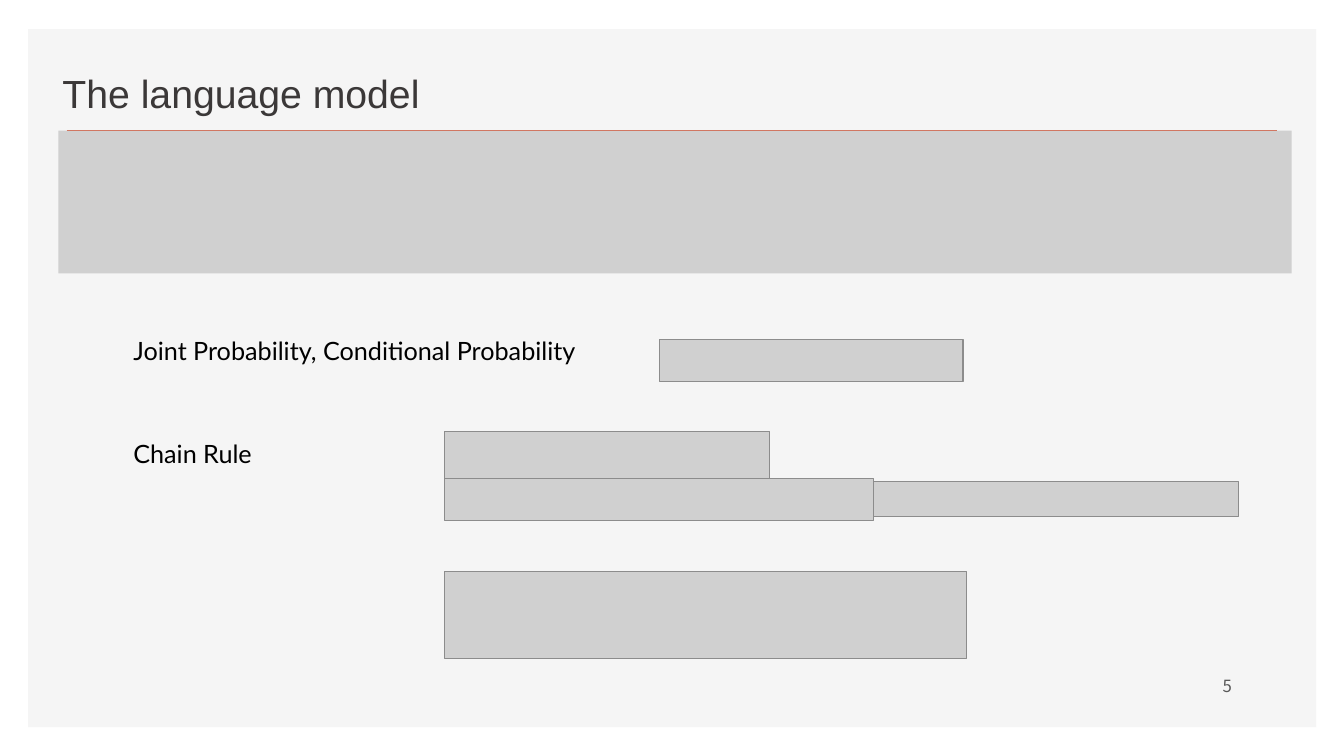
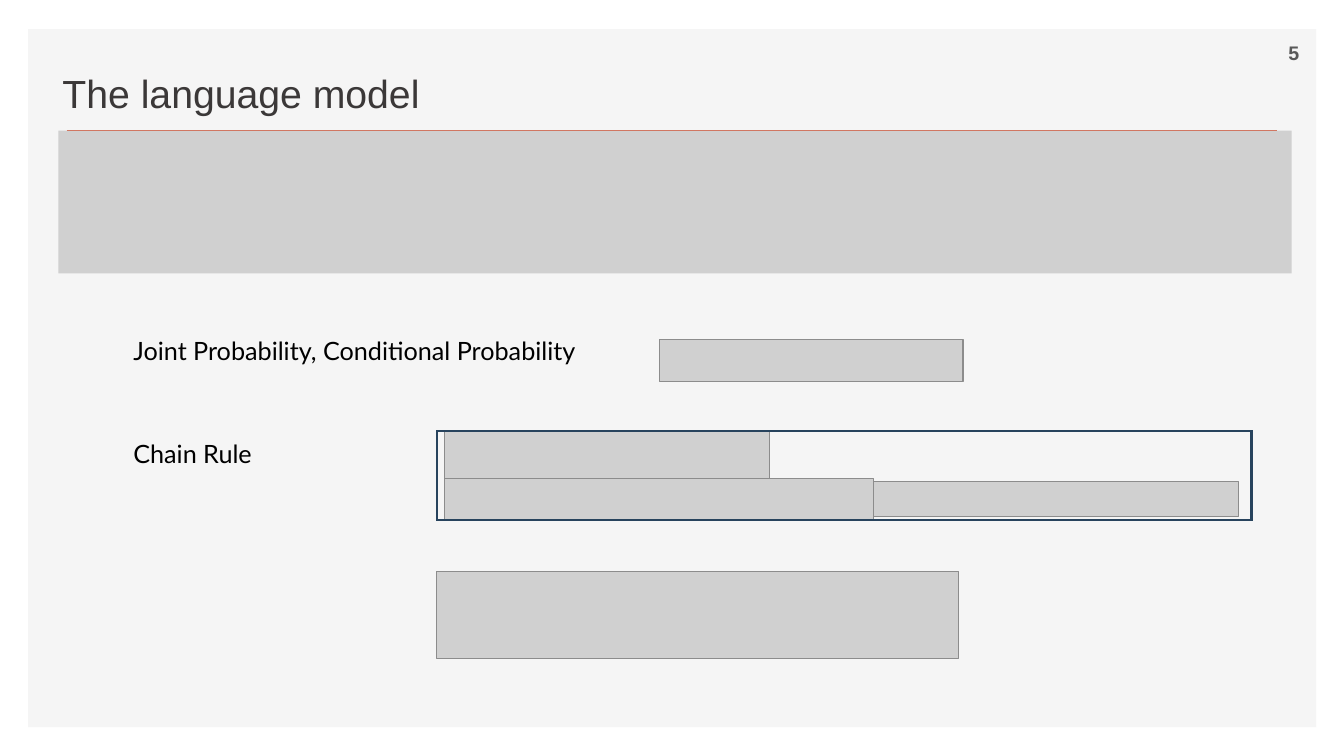
Before and after one commit to ancestor9/2026_Fall_Deep-Learning-with-Python, a slide deck: slide 5 of Chapter 15 Language models and the Transformer.pptx. Drawn at 1344x756 pixels with LibreOffice and Linux fonts; fonts in the diff are those of the drawing; grey boxes stand for pictures; background and template pictures are left out. Boxes give left, top, right and bottom in pixels: in the first picture for what was removed or moved away, otherwise in the second. Text is boxed around its words. In the diff, an @@ line names an element or a change of style, - is before the commit and + after.

```diff
--- a/Chapter 15 Language models and the Transformer.pptx
+++ b/Chapter 15 Language models and the Transformer.pptx
@@ page number: place and size @@
-page number at (1223,679,1232,692)
+page number at (1288,46,1299,60)
@@ page number at (1288,46,1299,60): size 12 to 14 pt, font Noto Sans CJK KR to Arial, bold on @@
@@ rectangle added at (437,432,1251,520), outline #28445D 1.5 pt @@
@@ picture: place and size @@
-picture at (445,572,967,659)
+picture at (437,572,959,659)
```
Also in this commit, not shown: 12 other slides changed, 4 slides added, 3 slides removed.
